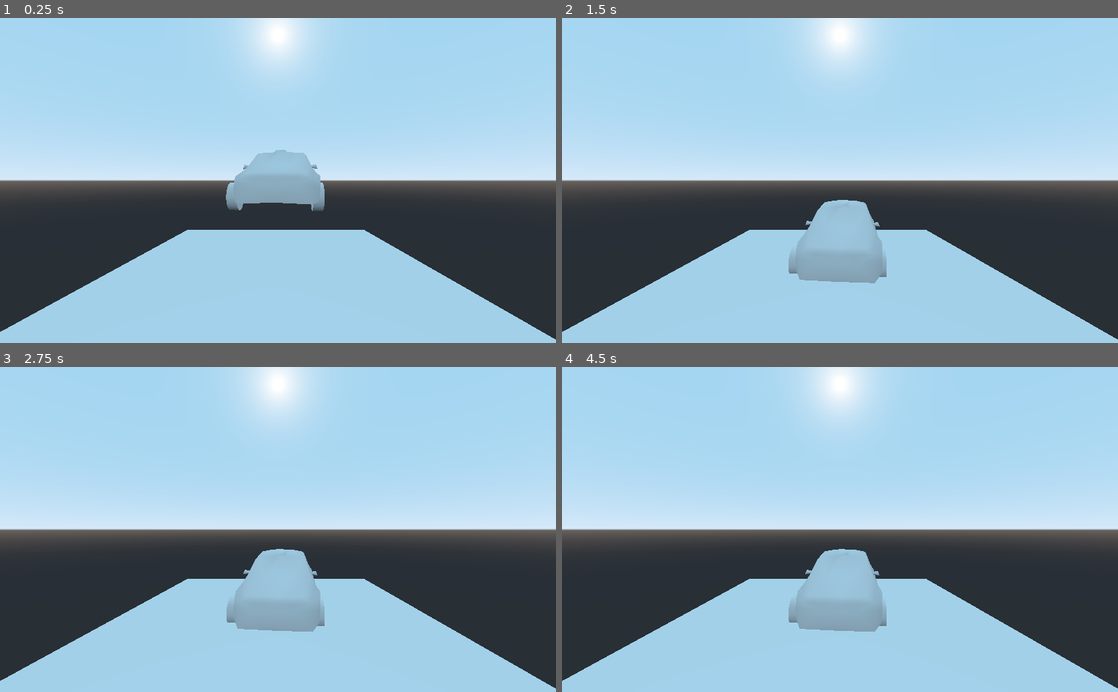
Above: before the commit, frames 1-4 (two rows, left to right).
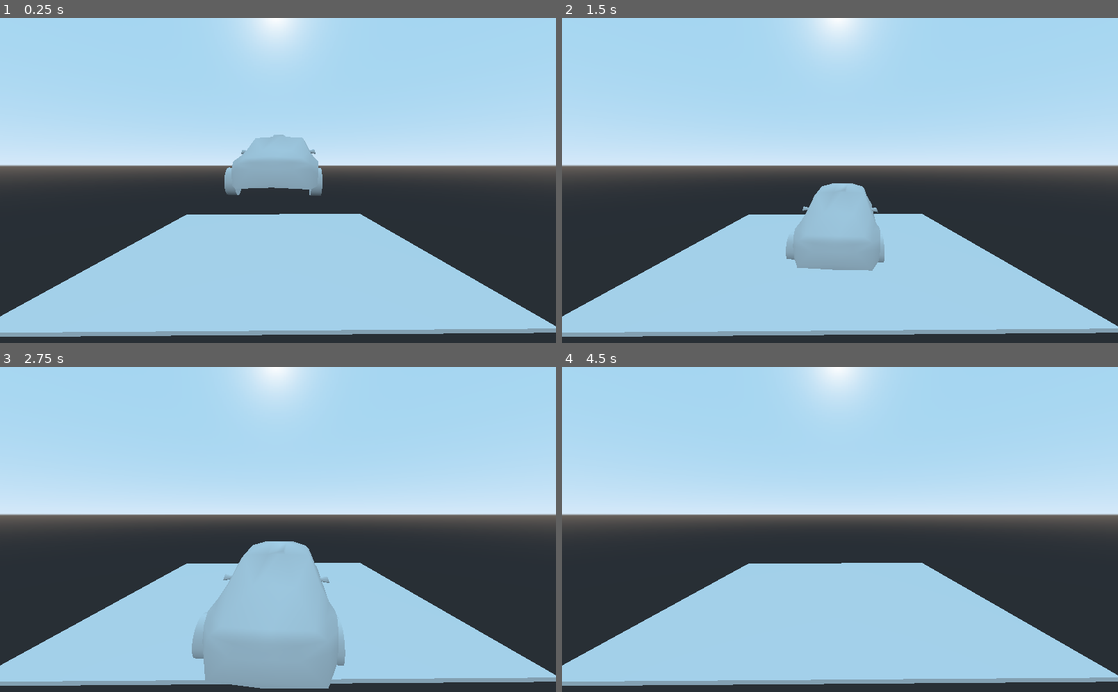
Above: after the commit, the same moments.

Repository: SteveSmith16384/StuntCarRacer
Game: Godot game, scene res://Main.tscn
Two runs of this game, one before a commit and one after it. Both use one fixed random seed, a clock stepped at 60 frames per second and the inputs below.
Inputs:
- Up to frame 1 (0.25 s): no input
- Up to frame 2 (1.5 s): no input
- Up to frame 3 (2.75 s): no input
- Up to frame 4 (4.5 s): no input

The runs differ from the first frame. In frame 1, 17% of the frame differs, in the area x 0-100%, y 0-100%; in frame 2, 17%; in frame 3, 22%; in frame 4, 18%.

Commit message:
Car now moves

Diff:
--- a/godot/Main.gd
+++ b/godot/Main.gd
@@ -15,6 +15,6 @@
 
 
 # Called every frame. 'delta' is the elapsed time since the previous frame.
-func _process_physics(delta):
+func _physics_process(delta):
 	$Camera.look_at($VehicleTest.translation, UP)
 	pass
--- a/godot/VehicleTest.tscn
+++ b/godot/VehicleTest.tscn
@@ -1,60 +1,82 @@
-[gd_scene load_steps=6 format=2]
+[gd_scene load_steps=7 format=2]
 
 [ext_resource path="res://assets/jkm_fordfocus/fordfocus128.obj" type="ArrayMesh" id=1]
 [ext_resource path="res://VehicleBody.gd" type="Script" id=2]
 
-[sub_resource type="CylinderMesh" id=1]
+[sub_resource type="PhysicsMaterial" id=1]
 
-[sub_resource type="Skin" id=2]
+[sub_resource type="CylinderMesh" id=2]
 
-[sub_resource type="BoxShape" id=3]
+[sub_resource type="Skin" id=3]
+
+[sub_resource type="BoxShape" id=4]
 extents = Vector3( 1, 0.951168, 1 )
 
 [node name="VehicleTest" type="Spatial"]
 
 [node name="VehicleBody" type="VehicleBody" parent="."]
 transform = Transform( 0.0854343, 0, 0.996344, 0, 1, 0, -0.996344, 0, 0.0854343, 0, 0, 0 )
+physics_material_override = SubResource( 1 )
+engine_force = 40.0
 script = ExtResource( 2 )
 
 [node name="VehicleWheel" type="VehicleWheel" parent="VehicleBody"]
 transform = Transform( 0.0473329, 0, -0.998879, 0, 1, 0, 0.998879, 0, 0.0473329, -2.03883, 0.476362, 2.30475 )
+engine_force = 40.0
+use_as_traction = true
+use_as_steering = true
+wheel_friction_slip = 1.0
+suspension_travel = 2.0
+suspension_stiffness = 40.0
 
 [node name="MeshInstance" type="MeshInstance" parent="VehicleBody/VehicleWheel"]
 transform = Transform( -0.00108489, 0.293102, 0.0327058, -0.810005, -0.00645143, 0.0309474, 0.0327057, -0.0111984, 0.853693, 0, 0, 0 )
-mesh = SubResource( 1 )
+mesh = SubResource( 2 )
 material/0 = null
 
 [node name="VehicleWheel2" type="VehicleWheel" parent="VehicleBody"]
 transform = Transform( 0.0473329, 0, -0.998879, 0, 1, 0, 0.998879, 0, 0.0473329, 4.53672, 0.476362, 2.2558 )
+use_as_traction = true
+wheel_friction_slip = 1.0
+suspension_travel = 2.0
+suspension_stiffness = 40.0
 
 [node name="MeshInstance" type="MeshInstance" parent="VehicleBody/VehicleWheel2"]
 transform = Transform( -0.00108489, 0.293102, 0.0327058, -0.810005, -0.00645143, 0.0309474, 0.0327057, -0.0111984, 0.853693, 0, 0, 0 )
-mesh = SubResource( 1 )
+mesh = SubResource( 2 )
 material/0 = null
 
 [node name="VehicleWheel3" type="VehicleWheel" parent="VehicleBody"]
 transform = Transform( 0.0473329, 0, -0.998879, 0, 1, 0, 0.998879, 0, 0.0473329, -2.0569, 0.476362, -2.48074 )
+engine_force = 40.0
+use_as_traction = true
+use_as_steering = true
+wheel_friction_slip = 1.0
+suspension_stiffness = 40.0
 
 [node name="MeshInstance" type="MeshInstance" parent="VehicleBody/VehicleWheel3"]
 transform = Transform( -0.00108489, 0.293102, 0.0327058, -0.810005, -0.00645143, 0.0309474, 0.0327057, -0.0111984, 0.853693, 0, 0, 0 )
-mesh = SubResource( 1 )
+mesh = SubResource( 2 )
 material/0 = null
 
 [node name="VehicleWheel4" type="VehicleWheel" parent="VehicleBody"]
 transform = Transform( 0.0473329, 0, -0.998879, 0, 1, 0, 0.998879, 0, 0.0473329, 4.28674, 0.476362, -2.4166 )
+use_as_traction = true
+wheel_friction_slip = 1.0
+suspension_stiffness = 40.0
 
 [node name="MeshInstance" type="MeshInstance" parent="VehicleBody/VehicleWheel4"]
 transform = Transform( -0.00108489, 0.293102, 0.0327058, -0.810005, -0.00645143, 0.0309474, 0.0327057, -0.0111984, 0.853693, 0, 0, 0 )
-mesh = SubResource( 1 )
+mesh = SubResource( 2 )
 material/0 = null
 
 [node name="MeshInstance" type="MeshInstance" parent="VehicleBody"]
 mesh = ExtResource( 1 )
-skin = SubResource( 2 )
+skin = SubResource( 3 )
 material/0 = null
 material/1 = null
 material/2 = null
 
 [node name="CollisionShape" type="CollisionShape" parent="VehicleBody"]
-transform = Transform( 5.2027, 0, 0, 0, 1.2096, 0, 0, 0, 1.9137, 0.892586, 1.00728, -0.156334 )
-shape = SubResource( 3 )
+transform = Transform( 4.4908, 0, 0.0224537, 0, 1.2096, 0, 0.0610439, 0, 1.91177, 0.892586, 1.2839, -0.156334 )
+shape = SubResource( 4 )
Not shown, changed: godot/.mono/metadata/ide_messaging_meta.txt
